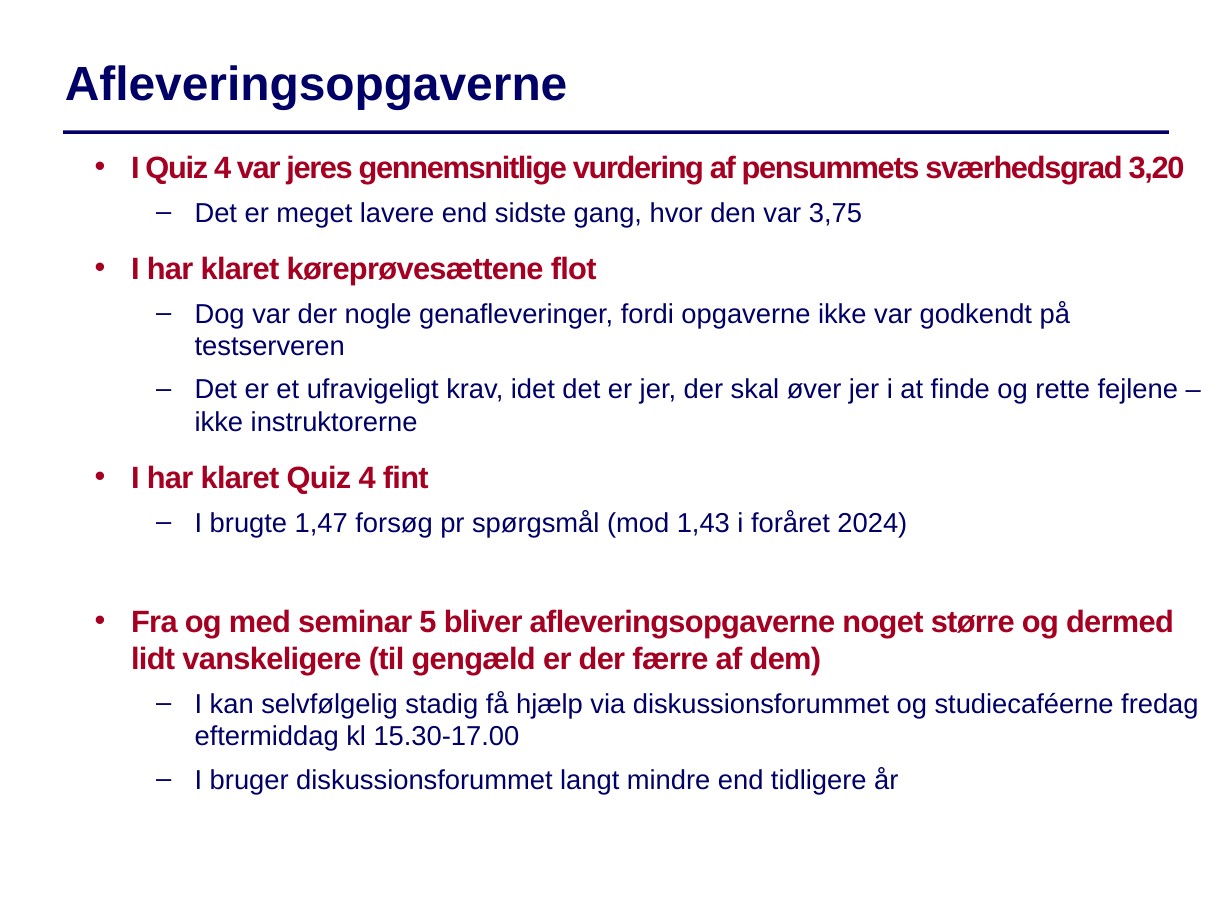
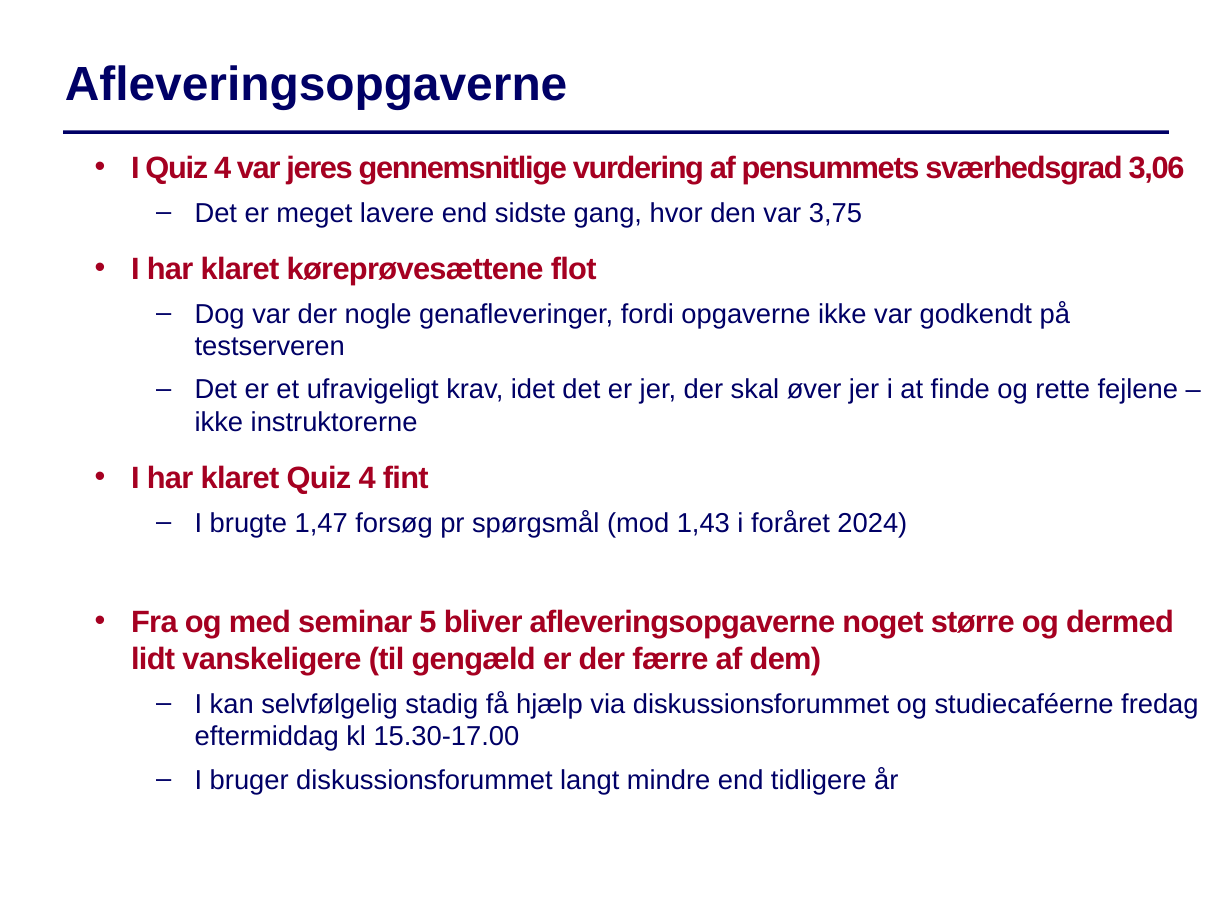
Before and after one commit to IntProgAU/Materiale, a slide deck: slide 3 of web/g25/status/Status5.pptx. Drawn at 1232x924 pixels with LibreOffice and Linux fonts; fonts in the diff are those of the drawing. Boxes give left, top, right and bottom in pixels: in the first picture for what was removed or moved away, otherwise in the second. Text is boxed around its words. In the diff, an @@ line names an element or a change of style, - is before the commit and + after.

```diff
--- a/web/g25/status/Status5.pptx
+++ b/web/g25/status/Status5.pptx
@@ text at bbox=[131, 155, 1185, 184]: text changed @@
-  • I Quiz 4 var jeres gennemsnitlige vurdering af pensummets sværhedsgrad 3,20
+  • I Quiz 4 var jeres gennemsnitlige vurdering af pensummets sværhedsgrad 3,06
```
